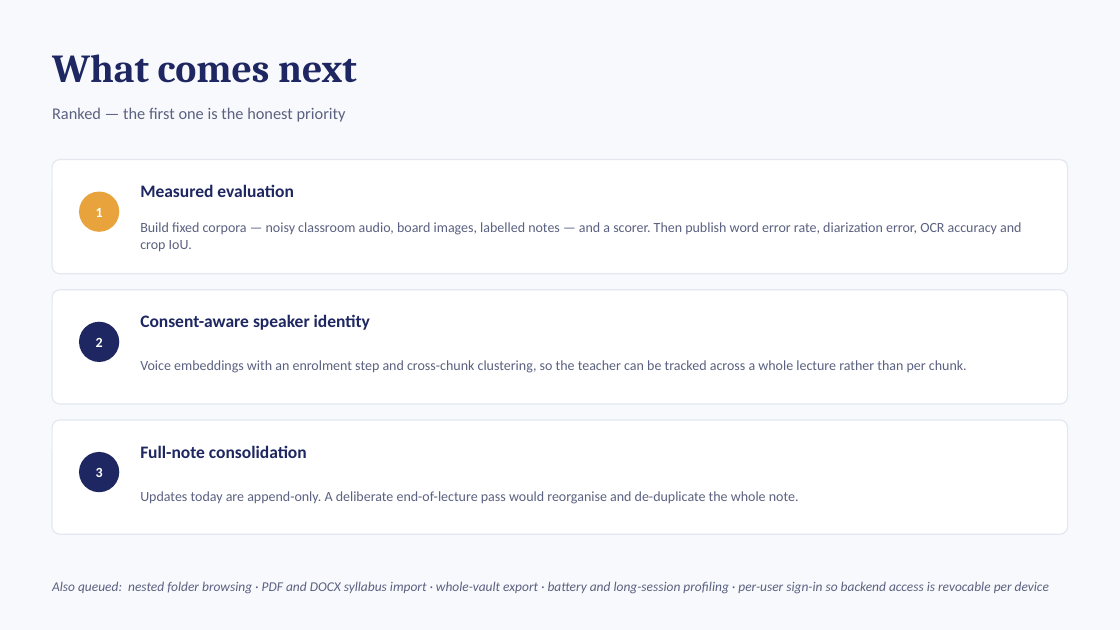
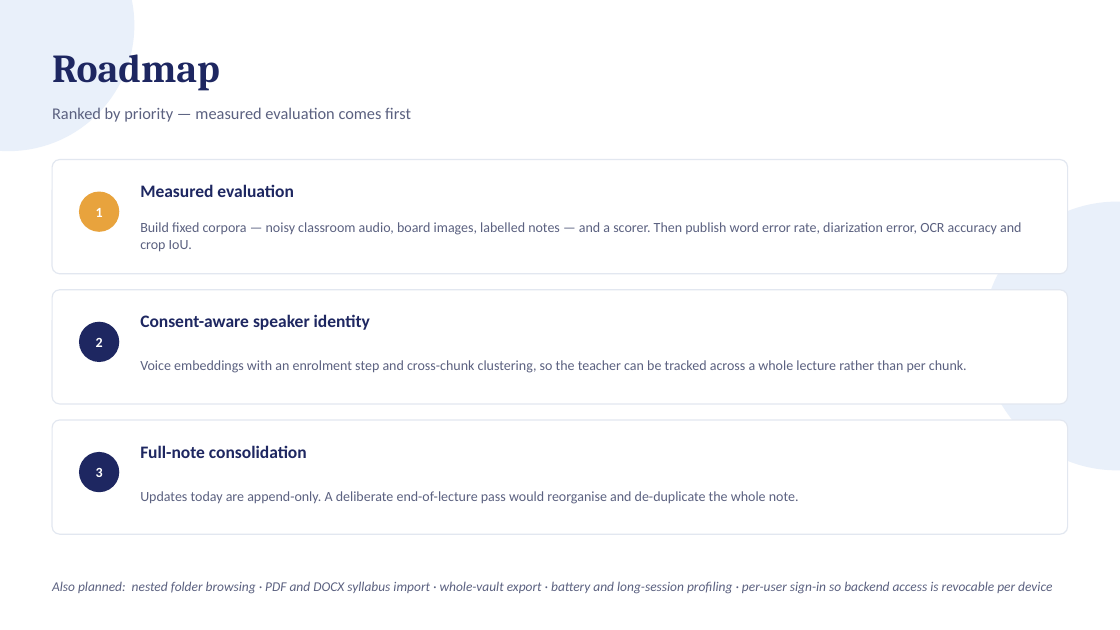
Before and after one commit to tejasthimmaiahkk-ui/VoxBoX, a slide deck: slide 13 of outputs/VoxBox_Review1_Scope.pptx (slide 12 before the commit). Drawn at 1120x630 pixels with LibreOffice and Linux fonts; fonts in the diff are those of the drawing; background and template pictures are left out. Boxes give left, top, right and bottom in pixels: in the first picture for what was removed or moved away, otherwise in the second. Text is boxed around its words. In the diff, an @@ line names an element or a change of style, - is before the commit and + after.

```diff
--- a/outputs/VoxBox_Review1_Scope.pptx
+++ b/outputs/VoxBox_Review1_Scope.pptx
@@ background #F7F9FC to picture (left out) @@
@@ ellipse added at bbox=[0, 0, 134, 151], fill #C7D8F2 at 38% opacity @@
@@ text at bbox=[52, 54, 220, 91]: text changed @@
-What comes next
+Roadmap
@@ text at bbox=[52, 107, 411, 122]: text changed @@
-Ranked — the first one is the honest priority
+Ranked by priority — measured evaluation comes first
@@ text at bbox=[52, 581, 1052, 594]: text changed @@
-Also queued: nested folder browsing · PDF and DOCX syllabus import · whole-vault export · battery and long-session profiling · per-user sign-in so backend access is revocable per device
+Also planned: nested folder browsing · PDF and DOCX syllabus import · whole-vault export · battery and long-session profiling · per-user sign-in so backend access is revocable per device
```
Also in this commit, not shown: 12 other slides changed, 1 slide added, 1 other file.
